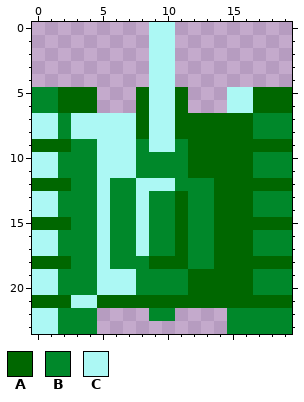
File history of a pixel-art sprite, assets/tank_1.png. This is how it looked before the edit.
The file is 40x48 pixels, drawn in blocks of 2x2; one block is one cell here.
Palette (. is transparent): A #006700  B #00882a  C #acf8f4
Pixels before, first column x 0:
 0 .........CC.........
 1 .........CC.........
 2 .........CC.........
 3 .........CC.........
 4 .........CC.........
 5 BBAAA...ACCA...CCAAA
 6 BBAAA...ACCA...CCAAA
 7 CCBCCCCCACCAAAAAABBB
 8 CCBCCCCCACCAAAAAABBB
 9 AAABBCCCBCCBAAAAAAAA
10 CCBBBCCCBBBBAAAAABBB
11 CCBBBCCCBBBBAAAAABBB
12 AAABBCBBCCCBBBAAAAAA
13 CCBBBCBBCBBABBAAABBB
14 CCBBBCBBCBBABBAAABBB
15 AAABBCBBCBBABBAAAAAA
16 CCBBBCBBCBBABBAAABBB
17 CCBBBCBBCBBABBAAABBB
18 AAABBCBBBAAABBAAAAAA
19 CCBBBCCCBBBBAAAAABBB
20 CCBBBCCCBBBBAAAAABBB
21 AAACCAAAAAAAAAAAAAAA
22 CCBBB....BB....BBBBB
23 CCBBB..........BBBBB
Now the later version:
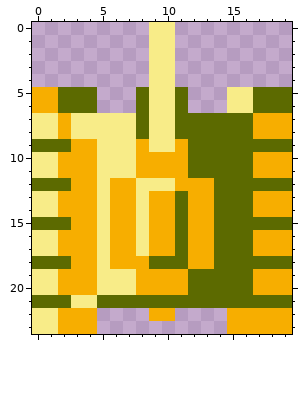
Diff:
colour A: #006700 -> #5c6a00
colour B: #00882a -> #f7ae00
colour C: #acf8f4 -> #f8ec88
Boxes around the changes in both pictures, in picture pixels (x1, y1, x2, y2):
changed: (32, 22, 292, 334)
